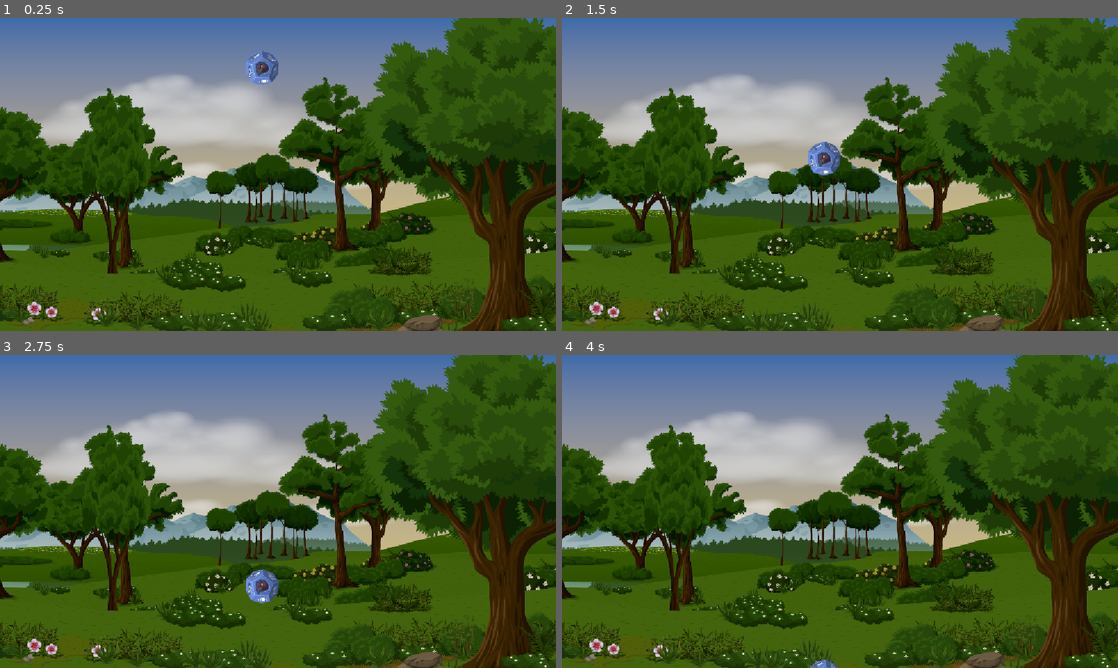
Above: before the commit, frames 1-4 (two rows, left to right).
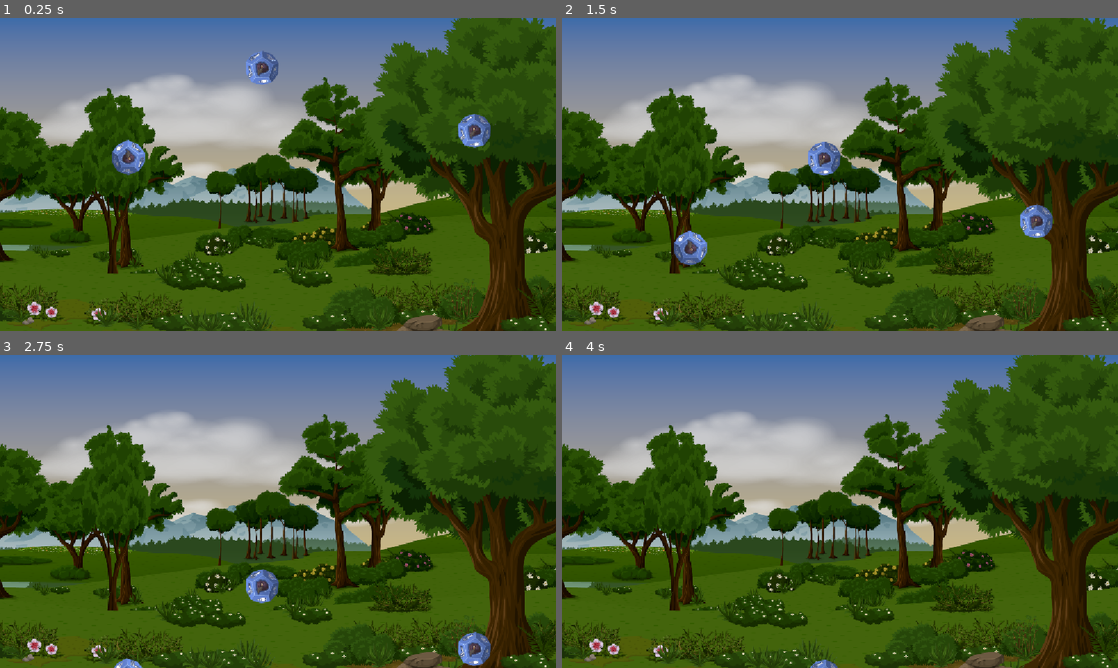
Above: after the commit, the same moments.

Repository: Newton-Duarte/godot-dice-catcher
Game: Godot game, scene res://scenes/game.tscn
The game is run twice, just before and just after one commit, with the same random seed, the same clock (stepped at 60 frames per second) and the same inputs.
Inputs:
- Up to frame 1 (0.25 s): no input
- Up to frame 2 (1.5 s): no input
- Up to frame 3 (2.75 s): no input
- Up to frame 4 (4 s): no input

The runs differ from the first frame. In frame 1, 1.0% of the frame differs, in the area x 20-89%, y 30-51%; in frame 2, 1.0%; in frame 3, 0.6%; in frame 4, nothing differs.

Commit message:
chore: add two more dices to game scene

Diff:
--- a/scenes/game.tscn
+++ b/scenes/game.tscn
@@ -12,3 +12,9 @@
 
 [node name="Dice" parent="." unique_id=2017388529 instance=ExtResource("2_yqjtg")]
 position = Vector2(543, 28)
+
+[node name="Dice2" parent="." unique_id=32612328 instance=ExtResource("2_yqjtg")]
+position = Vector2(983, 158)
+
+[node name="Dice3" parent="." unique_id=2088959729 instance=ExtResource("2_yqjtg")]
+position = Vector2(266, 214)
